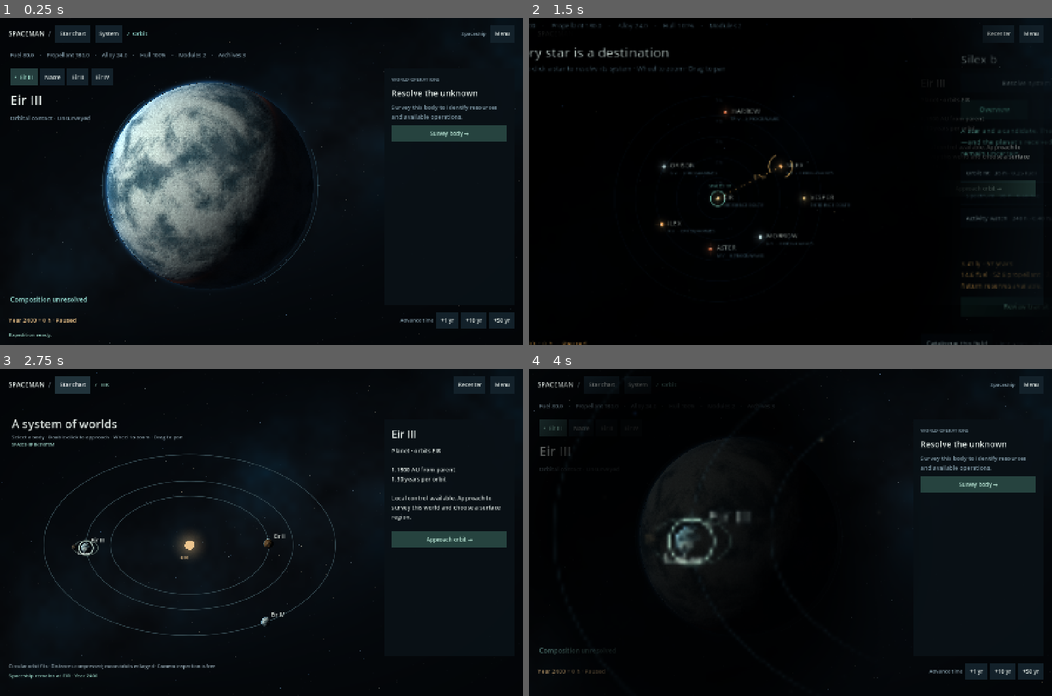
Above: before the commit, frames 1-4 (two rows, left to right).
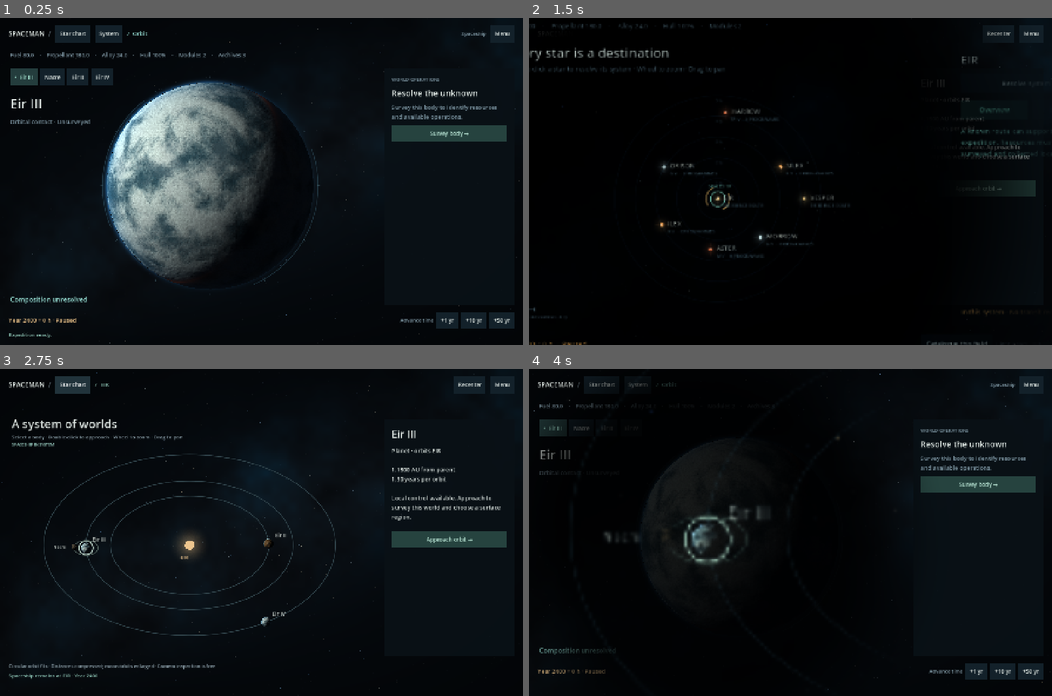
Above: after the commit, the same moments.

Repository: ulfur/spaceman
Game: Godot game, scene res://scenes/main.tscn
The game is run twice, just before and just after one commit, with the same random seed, the same clock (stepped at 60 frames per second) and the same inputs.
Inputs:
- Up to frame 1 (0.25 s): no input
- Up to frame 2 (1.5 s): click "Star chart" at 0.5 s; click "EIR orbit →" at 1.25 s
- Up to frame 3 (2.75 s): click "Star chart" at 2 s
- Up to frame 4 (4 s): click "Recenter" at 2.75 s; click "Approach orbit →" at 3.5 s

The runs differ from the first frame. In frame 1, 0.3% of the frame differs, in the area x 2-18%, y 23-33%; in frame 2, 0.8%; in frame 3, 0.1%; in frame 4, 1.4%, in the area x 2-63%, y 13-94%.

Commit message:
Anchor zooms to their destination and clarify stellar and lunar geography

Diff:
--- a/scripts/main.gd
+++ b/scripts/main.gd
@@ -35,7 +35,7 @@
 		status.text = loaded.message
 	selected = session.orbit_body if not sim.local_body(session.orbit_body).is_empty() else session.default_body()
 	refresh()
-	Nav.arrive(self, view)
+	Nav.arrive(self, view, view.globe.position + view.globe.size * 0.5)
 
 
 func build_theme() -> void:
@@ -67,7 +67,13 @@
 	var scene := UI.column(UI.mount(self, Control.PRESET_FULL_RECT, Vector4(28, 140, -410, -112)), 14)
 	body_list = HBoxContainer.new()
 	body_list.name = "LocalBodies"
-	scene.add_child(body_list)
+	var body_scroll := ScrollContainer.new()
+	body_scroll.name = "OrbitBodiesScroll"
+	body_scroll.horizontal_scroll_mode = ScrollContainer.SCROLL_MODE_AUTO
+	body_scroll.vertical_scroll_mode = ScrollContainer.SCROLL_MODE_DISABLED
+	body_scroll.custom_minimum_size.y = 56
+	scene.add_child(body_scroll)
+	body_scroll.add_child(body_list)
 	heading = UI.label("", 36)
 	scene.add_child(heading)
 	subtitle = UI.label("", 16, MUTED, true)
@@ -263,6 +269,8 @@
 		get_viewport().set_input_as_handled()
 
 func open_prospects() -> void:
+	session.viewed_system = sim.state.system
+	session.chart_center = sim.system_position(sim.state.system)
 	Nav.go(self, "res://scenes/prospects.tscn", view.position + view.size * 0.5, false)
 
 
--- a/scripts/navigation.gd
+++ b/scripts/navigation.gd
@@ -4,6 +4,7 @@
 static var direction := 1
 static var pending := false
 static var duration := 0.72
+static var arrival_anchor := Vector2.ZERO
 
 static func go(owner: Control, scene: String, anchor: Vector2, inward: bool = true) -> void:
 	if busy: return
@@ -14,6 +15,7 @@
 		return
 	busy = true
 	var tree := owner.get_tree()
+	arrival_anchor = owner.size * Vector2(0.36, 0.52)
 	var overlay := CanvasLayer.new()
 	overlay.name = "ScaleTransition"
 	overlay.layer = 100
@@ -33,19 +35,20 @@
 	var fade := screen.create_tween().set_parallel(true)
 	fade.tween_method(func(value: float): aperture.set_shader_parameter("progress", value), 0.0, 1.0, duration)
 	fade.tween_property(screen, "scale", Vector2.ONE * (4.0 if inward else 0.2), duration).set_trans(Tween.TRANS_CUBIC).set_ease(Tween.EASE_IN_OUT)
-	fade.tween_property(screen, "position", screen.size * Vector2(0.36, 0.52) - anchor, duration).set_trans(Tween.TRANS_CUBIC).set_ease(Tween.EASE_IN_OUT)
+	fade.tween_method(func(value: float): screen.position = (arrival_anchor - anchor) * value, 0.0, 1.0, duration).set_trans(Tween.TRANS_CUBIC).set_ease(Tween.EASE_IN_OUT)
 	fade.tween_property(screen, "modulate:a", 0.0, duration * 0.76).set_delay(duration * 0.24).set_trans(Tween.TRANS_CUBIC).set_ease(Tween.EASE_IN)
 	tree.change_scene_to_file(scene)
 	await fade.finished
 	overlay.queue_free()
 	busy = false
 
-static func arrive(owner: Control, visual: Control) -> void:
+static func arrive(owner: Control, visual: Control, focus: Vector2 = Vector2(-1, -1)) -> void:
 	if not pending: return
 	pending = false
 	if DisplayServer.get_name() == "headless": return
 	# Only the world scales. The new controls settle into their final positions.
-	visual.pivot_offset = visual.size * 0.5
+	visual.pivot_offset = visual.size * 0.5 if focus.x < 0 else focus
+	arrival_anchor = visual.position + visual.pivot_offset
 	visual.scale = Vector2.ONE * (0.35 if direction > 0 else 2.6)
 	visual.modulate.a = 0.0
 	var tween := owner.create_tween().set_parallel(true)
--- a/scripts/observatory.gd
+++ b/scripts/observatory.gd
@@ -34,11 +34,14 @@
 func _ready() -> void:
 	if not session.initialized:
 		session.load_disk()
-	if session.prospects.worlds.has(session.expedition.state.system):
+	if session.expedition.has_system(session.viewed_system):
+		selected = session.viewed_system
+	elif session.prospects.worlds.has(session.expedition.state.system):
 		selected = session.expedition.state.system
 	build_interface()
 	refresh()
-	Nav.arrive(self, map)
+	var focus: Vector2 = map.star_position(selected)
+	Nav.arrive(self, map, focus if map.chart_region().has_point(focus) else map.chart_region().get_center())
 
 func label(text: String, font_size: int = 15, color: Color = INK) -> Label:
 	var node := Label.new()
@@ -151,6 +154,7 @@
 
 func select_system(id: String) -> void:
 	selected = id
+	session.viewed_system = id
 	refresh()
 
 func refresh() -> void:
--- a/scripts/prospect_map.gd
+++ b/scripts/prospect_map.gd
@@ -72,6 +72,10 @@
 		draw_string(font, origin + Vector2(-6, -scale_value * radius + 15), "%d ly" % radius, HORIZONTAL_ALIGNMENT_LEFT, -1, 10, Color("607581"))
 	draw_line(origin + Vector2(-scale_value * 5, 0), origin + Vector2(scale_value * 5, 0), Color("182b35"), 1)
 	draw_line(origin + Vector2(0, -scale_value * 5), origin + Vector2(0, scale_value * 5), Color("182b35"), 1)
+	var ruler := chart_region().position + Vector2(14, chart_region().size.y - 24)
+	draw_line(ruler, ruler + Vector2(scale_value, 0), Color("8fa6af"), 1.5, true)
+	for x in [0.0, scale_value]: draw_line(ruler + Vector2(x, -4), ruler + Vector2(x, 4), Color("8fa6af"), 1.0, true)
+	draw_string(font, ruler + Vector2(0, 20), "1 ly · Field centre %.0f, %.0f ly" % [session.chart_center.x, session.chart_center.y], HORIZONTAL_ALIGNMENT_LEFT, -1, 11, Color("8fa6af"))
 	var local: String = session.expedition.state.system
 	var active := star_position(local)
 	if selected != local:
--- a/scripts/prospects.gd
+++ b/scripts/prospects.gd
@@ -83,7 +83,7 @@
 		var world: Dictionary = neighbour.worlds["prospect_%d" % index].duplicate(true)
 		var id := "field_%d_%d_%d" % [cell.x, cell.y, index]
 		world.id = id
-		world.name = "%s %s.%d" % [CONFIG.names[index], key, index + 1]
+		world.name = "%s-%04X" % [CONFIG.names[index], rng.randi() & 65535]
 		world.x_ly += cell.x * Atlas.CELL_LY
 		world.y_ly += cell.y * Atlas.CELL_LY
 		worlds[id] = world
--- a/scripts/regions.gd
+++ b/scripts/regions.gd
@@ -51,7 +51,7 @@
 	footer.add_child(UI.label("Regional survey candidates · 80 m working sites · Globe reconstruction and resource estimates are schematic", 13, UI.MUTED))
 	status = UI.status(footer)
 	select_region(selected)
-	Nav.arrive(self, globe)
+	Nav.arrive(self, globe, globe.globe.position + globe.globe.size * 0.5)
 
 func select_region(region: Vector2i) -> void:
 	selected = region
--- a/scripts/surface.gd
+++ b/scripts/surface.gd
@@ -403,6 +403,8 @@
 	set_tool("inspect")
 
 func open_chart() -> void:
+	session.viewed_system = session.expedition.state.system
+	session.chart_center = session.expedition.system_position(session.expedition.state.system)
 	set_speed(0)
 	if autosave(): Nav.go(self, "res://scenes/prospects.tscn", size * Vector2(0.38, 0.52), false)
 
--- a/scripts/system.gd
+++ b/scripts/system.gd
@@ -47,7 +47,7 @@
 		for body in session.expedition.scenario.bodies:
 			if body.system == map.system: selected = body.id; break
 	select_body(selected)
-	Nav.arrive(self, map)
+	Nav.arrive(self, map, map.centre())
 
 func select_body(id: String) -> void:
 	selected = id
@@ -75,6 +75,7 @@
 	Nav.go(self, "res://scenes/main.tscn", map.body_position(id), true)
 
 func open_chart() -> void:
+	session.chart_center = session.expedition.system_position(map.system)
 	Nav.go(self, "res://scenes/prospects.tscn", map.centre(), false)
 
 func _unhandled_key_input(event: InputEvent) -> void:
--- a/scripts/system_map.gd
+++ b/scripts/system_map.gd
@@ -68,7 +68,7 @@
 		var point := body_position(definition.id)
 		points[definition.id] = point
 		var tint := Color("95bac8") if definition.kind == "world" else Color("b4a38e")
-		var r := 8.0 if definition.kind == "world" else 4.0
+		var r := 8.0 if definition.kind == "world" else 5.0
 		draw_circle(point, r * zoom + 3, Color(tint, 0.12))
 		if icons.has(definition.id):
 			var icon: ColorRect = icons[definition.id]
@@ -77,7 +77,10 @@
 			icon.position = point - icon.size * 0.5
 		if definition.id == selected or definition.id == hovered:
 			draw_arc(point, r * zoom + 11, 0, TAU, 64, Color("c1d9cd"), 1.5, true)
-		var offset := Vector2(13, -15) if definition.kind == "world" else Vector2(8, 21)
+		var offset := Vector2(16, -17)
+		if definition.kind == "moon":
+			var direction := (point - parent).normalized()
+			offset = direction * 23.0 + Vector2(-font.get_string_size(definition.name, HORIZONTAL_ALIGNMENT_LEFT, -1, 12).x if direction.x < 0 else 3.0, 5.0)
 		draw_string(font, point + offset, definition.name, HORIZONTAL_ALIGNMENT_LEFT, -1, 15 if definition.kind == "world" else 12, Color("d8e0d9"))
 	if system == session.expedition.state.system:
 		draw_string(font, region().position + Vector2(0, 10), "SPACESHIP IN SYSTEM", HORIZONTAL_ALIGNMENT_LEFT, -1, 11, Color("a1d6ca"))
--- a/tests/test_navigation_ui.gd
+++ b/tests/test_navigation_ui.gd
@@ -24,8 +24,7 @@
 	check(root.get_texture().get_image().save_png("res://build/" + filename) == OK, "Capture " + filename)
 func transition() -> void:
 	check(Nav.busy, "Navigation begins an animated camera transition")
-	for i in range(6):
-		await create_timer(0.1).timeout
+	for i in range(16):
 		await capture("zoom-%02d.png" % movie_frame)
 		movie_frame += 1
 	await arrived()
Not shown, changed: .github/workflows/ci.yml
Not shown, changed: docs/spatial-expedition.md
